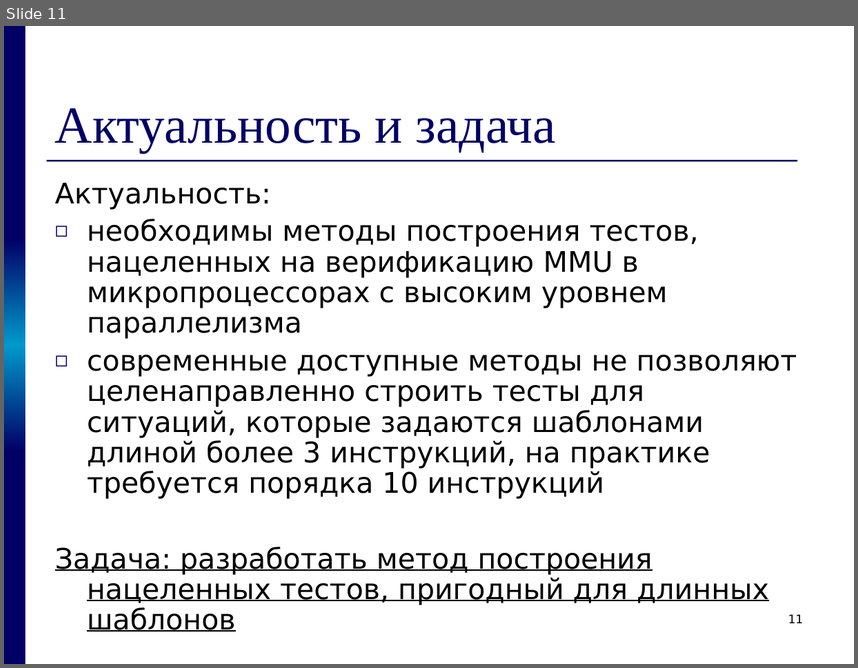
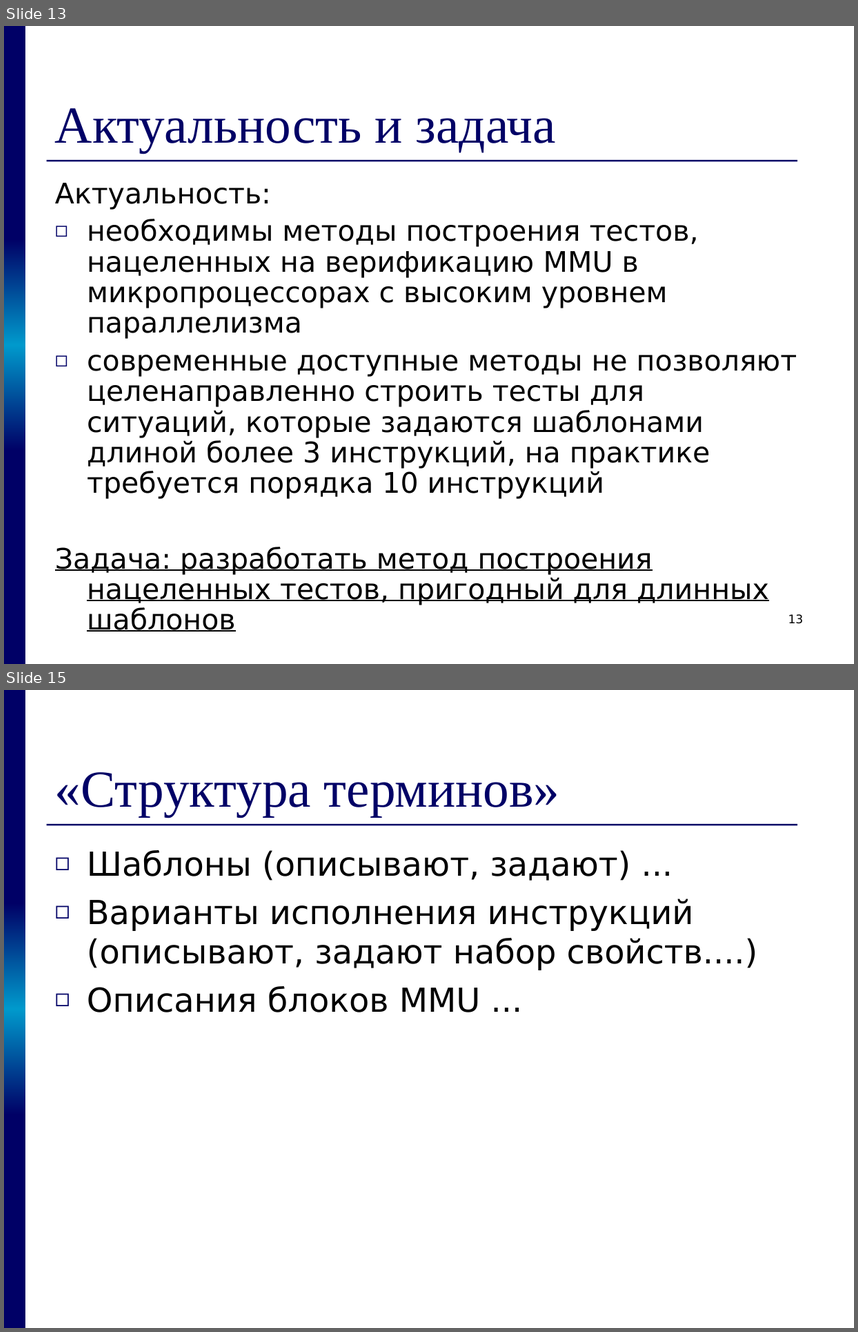
Before and after one commit to kornevgen/tesla-project, a slide deck: papers/THESIS/talks/pred/prethesis8.ppt. Shown one above the other, each under a label of ours: slide 11 before the commit, slides 13 and 15 after it; the slides between them are not shown. The pictures are 858x668 and 858x1332 pixels, drawn with LibreOffice and Linux fonts; fonts in the diff are those of the drawing. Boxes give left, top, right and bottom in pixels: in the first picture for what was removed or moved away, otherwise in the second. Text is boxed around its words. In the diff, an @@ line names an element or a change of style, - is before the commit and + after.

```diff
--- a/papers/THESIS/talks/pred/prethesis8.ppt
+++ b/papers/THESIS/talks/pred/prethesis8.ppt
@@ slide 15 added at <box>4,690,854,1328</box>, background #FFFFFF; not listed: 4 template elements that a slide beside it also shows @@
@@ title added at <box>55,772,560,817</box>, 44 pt, text #000066 @@
+«Структура терминов»
@@ text added at <box>87,850,758,1012</box>, 28 pt, text #000000 @@
+◻ Шаблоны (описывают, задают) ...
+◻ Варианты исполнения инструкций (описывают, задают набор свойств....)
+◻ Описания блоков MMU ...
@@ what was slide 11 is now slide 13 @@
@@ page number at <box>789,614,804,624</box>: text changed @@
-11
+13
```
Also in this commit, not shown: 8 slides changed, 5 other slides added, 1 other file.
